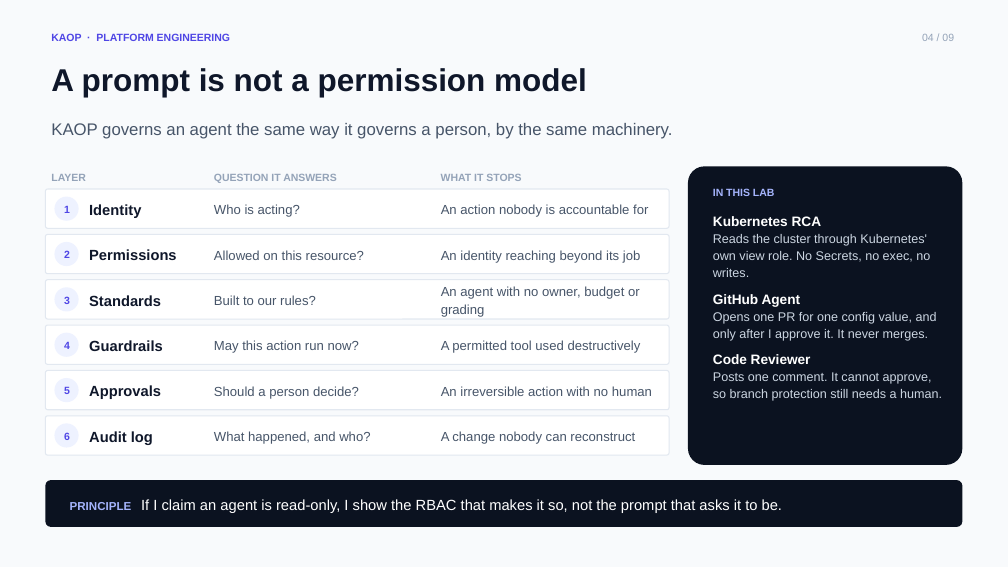
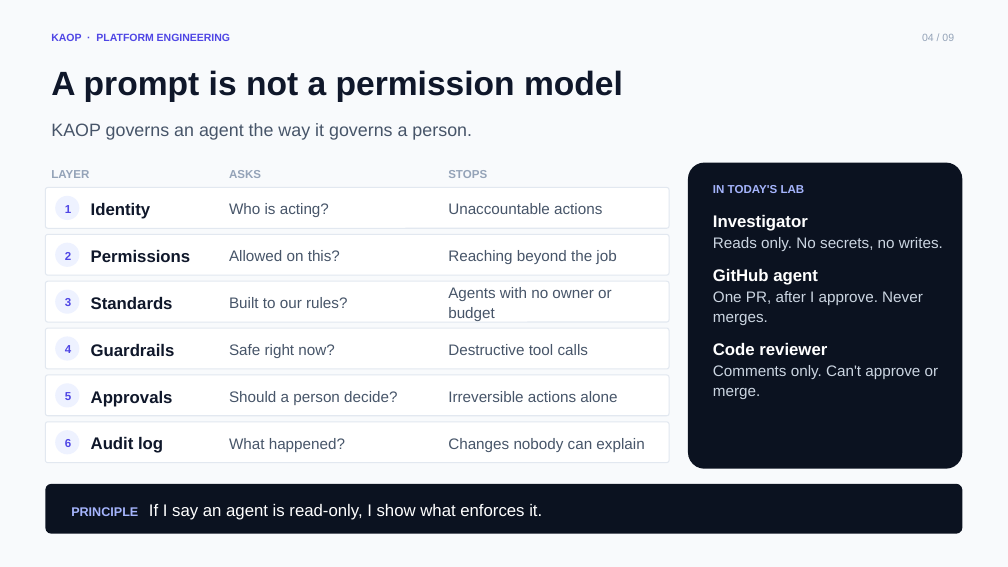
Before and after one commit to chizeni24/komodor-production-lab, a slide deck: slide 4 of docs/presentation/KAOP_Customer_Pitch.pptx. Drawn at 1008x567 pixels with LibreOffice and Linux fonts; fonts in the diff are those of the drawing. Boxes give left, top, right and bottom in pixels: in the first picture for what was removed or moved away, otherwise in the second. Text is boxed around its words. In the diff, an @@ line names an element or a change of style, - is before the commit and + after.

```diff
--- a/docs/presentation/KAOP_Customer_Pitch.pptx
+++ b/docs/presentation/KAOP_Customer_Pitch.pptx
@@ text "A prompt is not a ..." at (51, 70, 623, 102): size 30 to 32 pt @@
@@ text at (51, 123, 472, 140): text changed; size 16 to 17 pt @@
-KAOP governs an agent the same way it governs a person, by the same machinery.
+KAOP governs an agent the way it governs a person.
@@ text at (229, 170, 261, 178): text changed; size 10 to 11 pt @@
-QUESTION IT ANSWERS
+ASKS
@@ text at (448, 170, 487, 178): text changed; size 10 to 11 pt @@
-WHAT IT STOPS
+STOPS
@@ rounded rectangle: place and size @@
-rounded rectangle at (688, 166, 963, 465)
+rounded rectangle at (688, 163, 963, 469)
@@ text "Who is acting?": place and size @@
-text "Who is acting?" at (214, 204, 300, 217)
+text "Who is acting?" at (229, 203, 329, 217)
@@ text at (448, 203, 602, 214): text changed; size 12.5 to 14.5 pt @@
-An action nobody is accountable for
+Unaccountable actions
@@ text at (713, 184, 805, 196): text changed; size 10 to 11 pt @@
-IN THIS LAB
+IN TODAY'S LAB
@@ text at (713, 215, 943, 399): text changed; size 12 to 14.5 pt @@
-Kubernetes RCA
-Reads the cluster through Kubernetes' own view role. No Secrets, no exec, no writes.
-GitHub Agent
-Opens one PR for one config value, and only after I approve it. It never merges.
-Code Reviewer
-Posts one comment. It cannot approve, so branch protection still needs a human.
+Investigator
+Reads only. No secrets, no writes.
+GitHub agent
+One PR, after I approve. Never merges.
+Code reviewer
+Comments only. Can't approve or merge.
@@ text at (229, 250, 340, 261): text changed; size 12.5 to 14.5 pt @@
-Allowed on this resource?
+Allowed on this?
@@ text at (448, 250, 616, 264): text changed; size 12.5 to 14.5 pt @@
-An identity reaching beyond its job
+Reaching beyond the job
@@ text "Built to our rules?": place and size @@
-text "Built to our rules?" at (214, 295, 316, 305)
+text "Built to our rules?" at (229, 297, 347, 308)
@@ text at (448, 287, 612, 321): text changed; size 12.5 to 14.5 pt @@
-An agent with no owner, budget or grading
+Agents with no owner or budget
@@ text at (229, 344, 334, 358): text changed; size 12.5 to 14.5 pt @@
-May this action run now?
+Safe right now?
@@ text at (448, 344, 588, 355): text changed; size 12.5 to 14.5 pt @@
-A permitted tool used destructively
+Destructive tool calls
@@ size 12.5 to 14.5 pt in 3 elements at (229, 203, 329, 217), (229, 297, 347, 308), (229, 391, 397, 405) @@
@@ text "Should a person decide?": place and size @@
-text "Should a person decide?" at (214, 386, 359, 399)
+text "Should a person decide?" at (229, 391, 397, 405)
@@ text at (448, 391, 617, 402): text changed; size 12.5 to 14.5 pt @@
-An irreversible action with no human
+Irreversible actions alone
@@ size 10 to 11 pt in 7 elements at (55, 196, 79, 220), (55, 243, 79, 267), (55, 290, 79, 314), (51, 170, 89, 178), (55, 337, 79, 361), (55, 383, 79, 408), (55, 430, 79, 454) @@
@@ size 14 to 16 pt in 6 elements at (91, 203, 150, 219), (91, 250, 191, 262), (91, 297, 173, 309), (91, 344, 175, 356), (91, 391, 173, 407), (91, 437, 163, 453) @@
@@ text at (229, 438, 345, 452): text changed; size 12.5 to 14.5 pt @@
-What happened, and who?
+What happened?
@@ text at (448, 438, 644, 452): text changed; size 12.5 to 14.5 pt @@
-A change nobody can reconstruct
+Changes nobody can explain
@@ 7 rounded rectangles: place and size @@
-7 rounded rectangles at (45, 325, 963, 527)
+7 rounded rectangles at (45, 328, 963, 534)
@@ text in rounded rectangle at (71, 504, 542, 520): text changed; size 14 to 16 pt @@
-PRINCIPLE If I claim an agent is read-only, I show the RBAC that makes it so, not the prompt that asks it to be.
+PRINCIPLE If I say an agent is read-only, I show what enforces it.
```
Also in this commit, not shown: 11 other slides changed, 6 other files.
